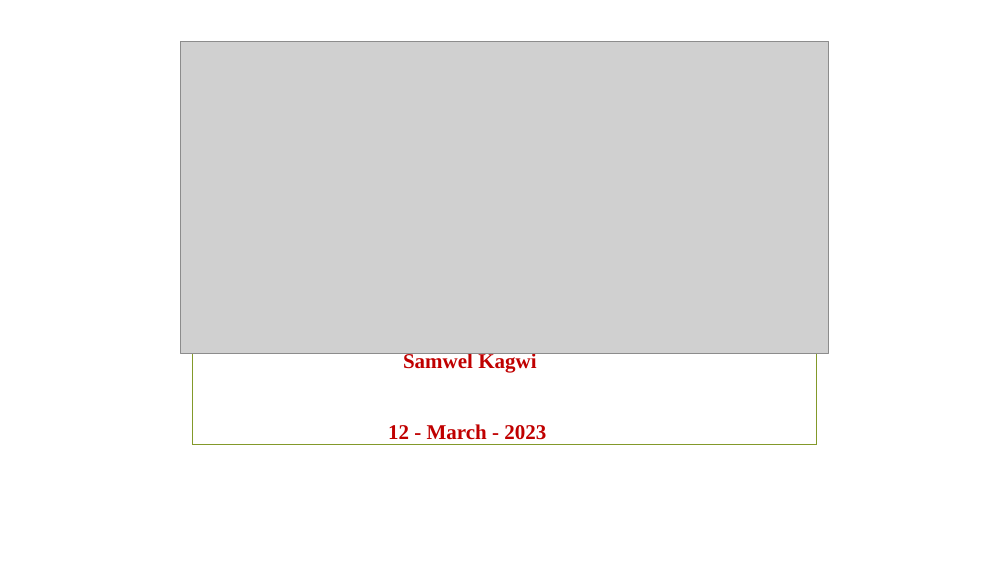
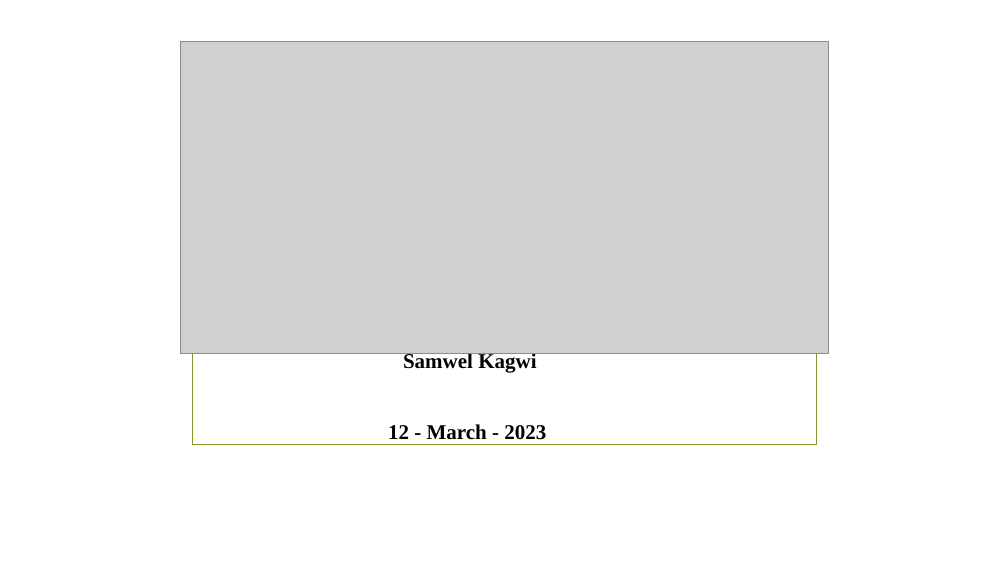
Before and after one commit to S-Kagwi/dsc-phase-1-project-v2-4, a slide deck: slide 1 of Presentation.pptx. Drawn at 1008x567 pixels with LibreOffice and Linux fonts; fonts in the diff are those of the drawing; grey boxes stand for pictures; background and template pictures are left out. Boxes give left, top, right and bottom in pixels: in the first picture for what was removed or moved away, otherwise in the second. Text is boxed around its words. In the diff, an @@ line names an element or a change of style, - is before the commit and + after.

```diff
--- a/Presentation.pptx
+++ b/Presentation.pptx
@@ subtitle "Samwel Kagwi" at box(388, 352, 546, 440): text colour #C00000 to #000000 @@
```
Also in this commit, not shown: 4 other slides changed, 3 other files.
